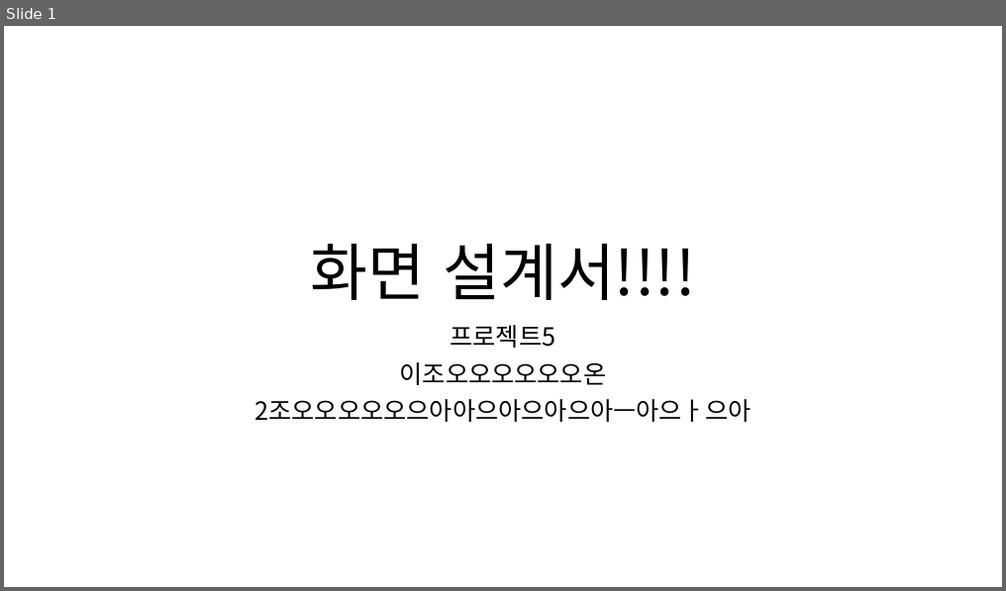
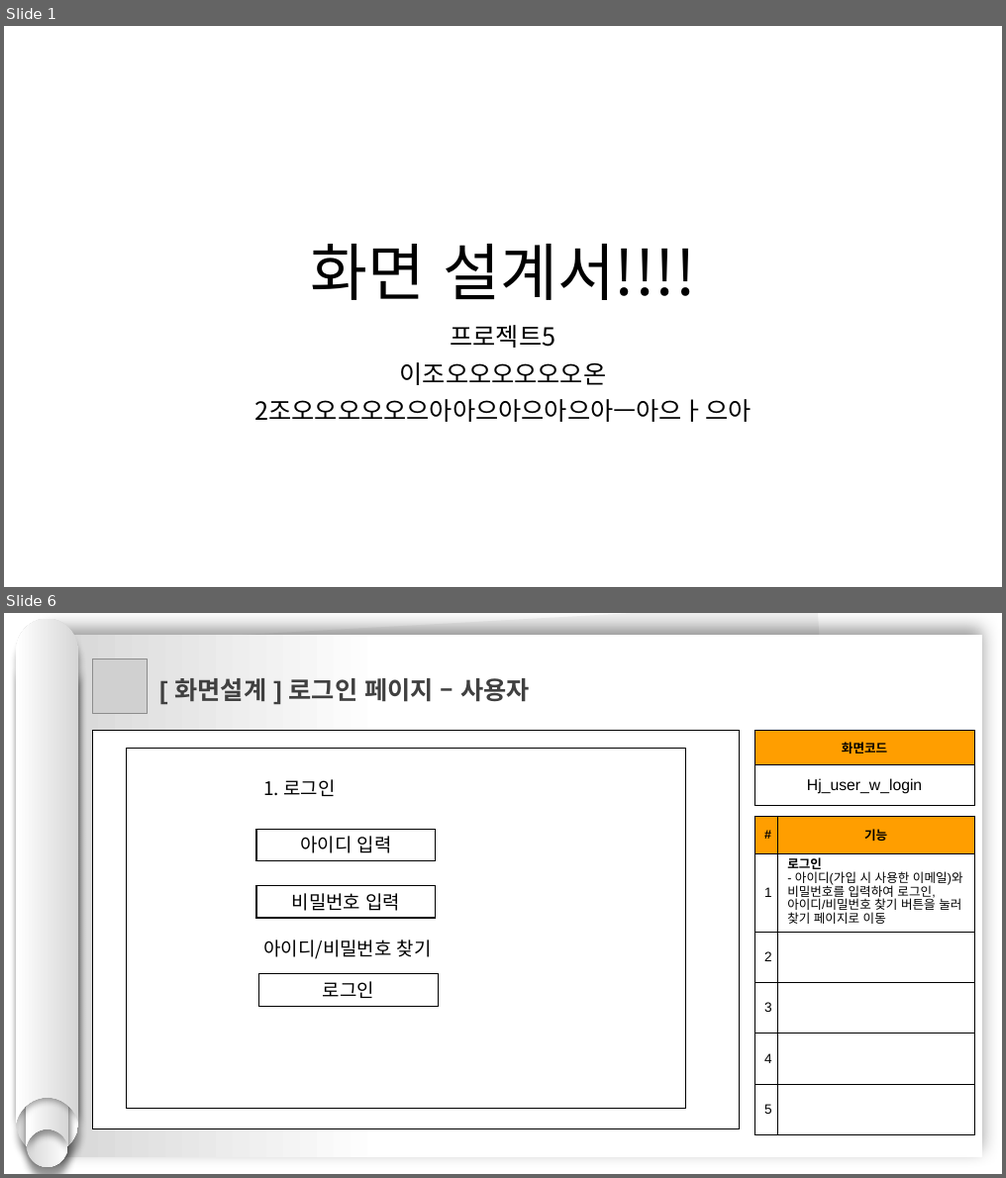
Before and after one commit to hhsw07/ezen-academy-projects, a slide deck: 0 발표용 파워포인트/0529 4차발표/0529 project06 - 파워포인트 - 형준.pptx. Shown one above the other, each under a label of ours: slide 1 before the commit, slides 1 and 6 after it; the slides between them are not shown. The pictures are 1006x591 and 1006x1178 pixels, drawn with LibreOffice and Linux fonts; fonts in the diff are those of the drawing; grey boxes stand for pictures. Boxes give left, top, right and bottom in pixels: in the first picture for what was removed or moved away, otherwise in the second. Text is boxed around its words. In the diff, an @@ line names an element or a change of style, - is before the commit and + after.

```diff
--- a/0 발표용 파워포인트/0529 4차발표/0529 project06 - 파워포인트 - 형준.pptx
+++ b/0 발표용 파워포인트/0529 4차발표/0529 project06 - 파워포인트 - 형준.pptx
@@ slide 6 added at (4,613,1002,1174), background #FFFFFF @@
@@ group added at (16,619,79,1167): 4 freeform shapes @@
@@ rectangle added at (48,635,983,1158), fill gradient #FFFFFF to #D7D7D7 @@
@@ rectangle added at (58,613,846,1154), fill #F2F2F2 @@
@@ picture added at (92,659,147,713) @@
@@ text added at (174,678,531,702), 24 pt, text #404040, bold @@
+[ 화면설계 ] 로그인 페이지 – 사용자
@@ rectangle added at (92,731,739,1130), fill #FFFFFF, outline #000000 0.75 pt @@
@@ table added at (754,731,975,805), 2 rows, 1 columns @@
+화면코드
+Hj_user_w_login
@@ rectangle added at (127,748,686,1108), outline #000000 1 pt @@
@@ text added at (263,779,335,796), 18 pt, text #000000 @@
+1. 로그인
@@ table added at (754,816,975,1135), 6 rows, 2 columns @@
+# | 기능
+1 | 로그인 / - 아이디(가입 시 사용한 이메일)와 비밀번호를 입력하여 로그인, 아이디/비밀번호 찾기 버튼을 눌러 찾기 페이지로 이동
+2 | 
+3 | 
+4 | 
+5 | 
@@ rectangle added at (256,829,436,861), outline #000000 1 pt, 18 pt, text #000000 @@
+아이디 입력
@@ rectangle added at (256,885,436,918), outline #000000 1 pt, 18 pt, text #000000 @@
+비밀번호 입력
@@ text added at (263,940,432,959), 18 pt, text #000000 @@
+아이디/비밀번호 찾기
@@ rectangle added at (259,974,439,1007), outline #000000 1 pt, 18 pt, text #000000 @@
+로그인
```
Also in this commit, not shown: 8 other slides added, 1 other file.
